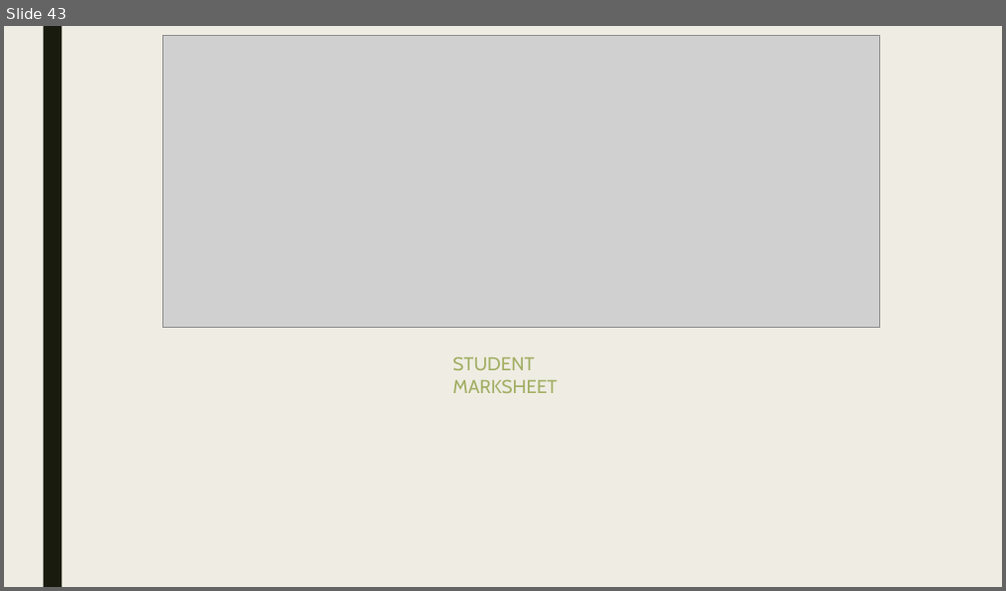
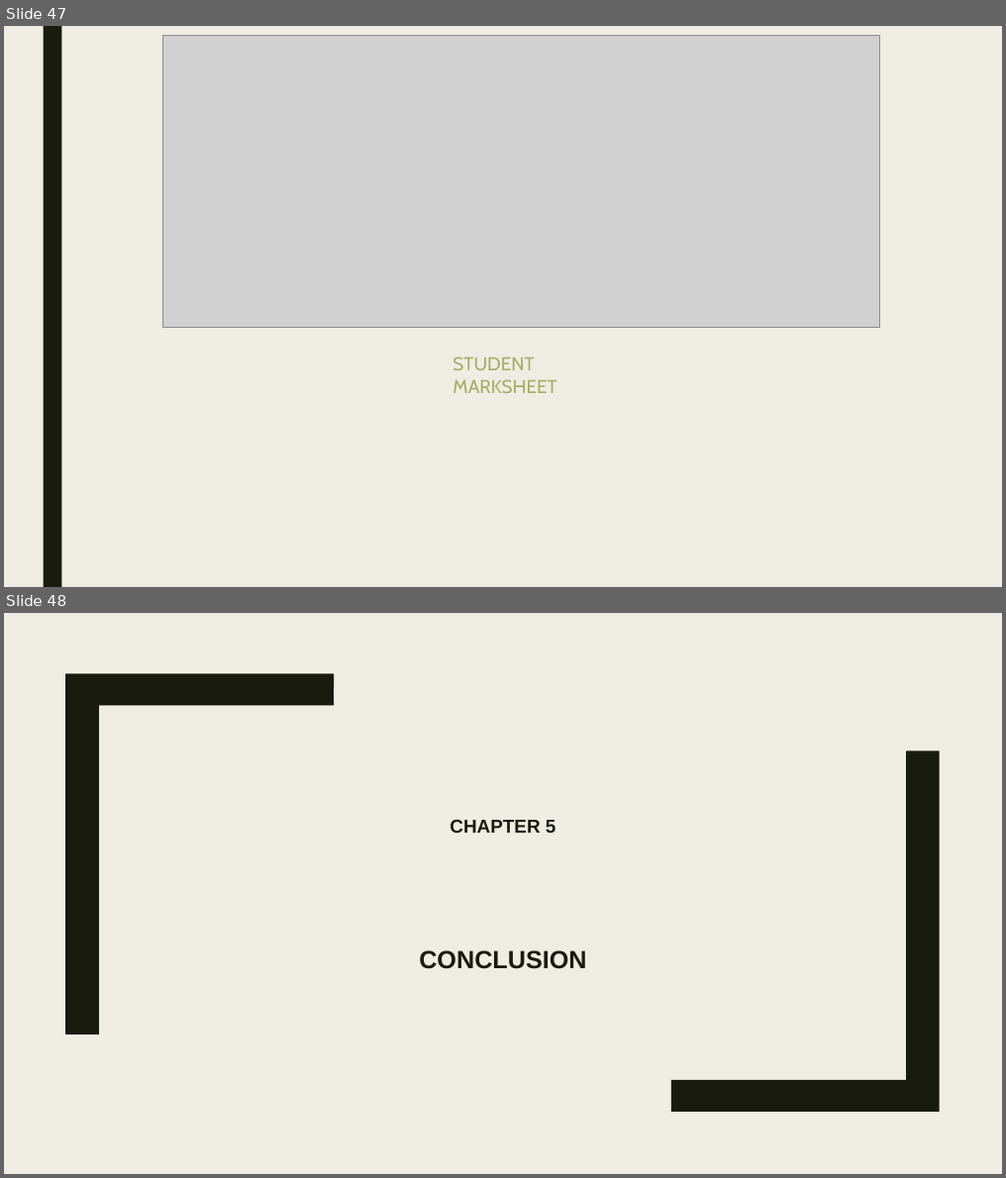
Before and after one commit to moon672/cse-303-1-spring-2021-group-3, a slide deck: Report/PRESENTATION/New Microsoft PowerPoint Presentation.pptx. Shown one above the other, each under a label of ours: slide 43 before the commit, slides 47 and 48 after it. The pictures are 1006x591 and 1006x1178 pixels, drawn with LibreOffice and Linux fonts; fonts in the diff are those of the drawing; grey boxes stand for pictures. Boxes give left, top, right and bottom in pixels: in the first picture for what was removed or moved away, otherwise in the second. Text is boxed around its words. In the diff, an @@ line names an element or a change of style, - is before the commit and + after.

```diff
--- a/Report/PRESENTATION/New Microsoft PowerPoint Presentation.pptx
+++ b/Report/PRESENTATION/New Microsoft PowerPoint Presentation.pptx
@@ slide 48 added at bbox=[4, 613, 1002, 1174], background #EFEDE3 @@
@@ freeform shape added at bbox=[65, 673, 334, 1035], fill #191B0E @@
@@ freeform shape added at bbox=[672, 751, 940, 1112], fill #191B0E @@
@@ title added at bbox=[450, 820, 556, 833], 18 pt, text #191B0E, bold @@
+CHAPTER 5
@@ subtitle added at bbox=[419, 951, 586, 969], 24 pt, text #191B0E, bold @@
+CONCLUSION
@@ what was slide 43 is now slide 47 @@
```
Also in this commit, not shown: 4 slides changed, 5 other slides added, 1 slide removed, 1 other file.
